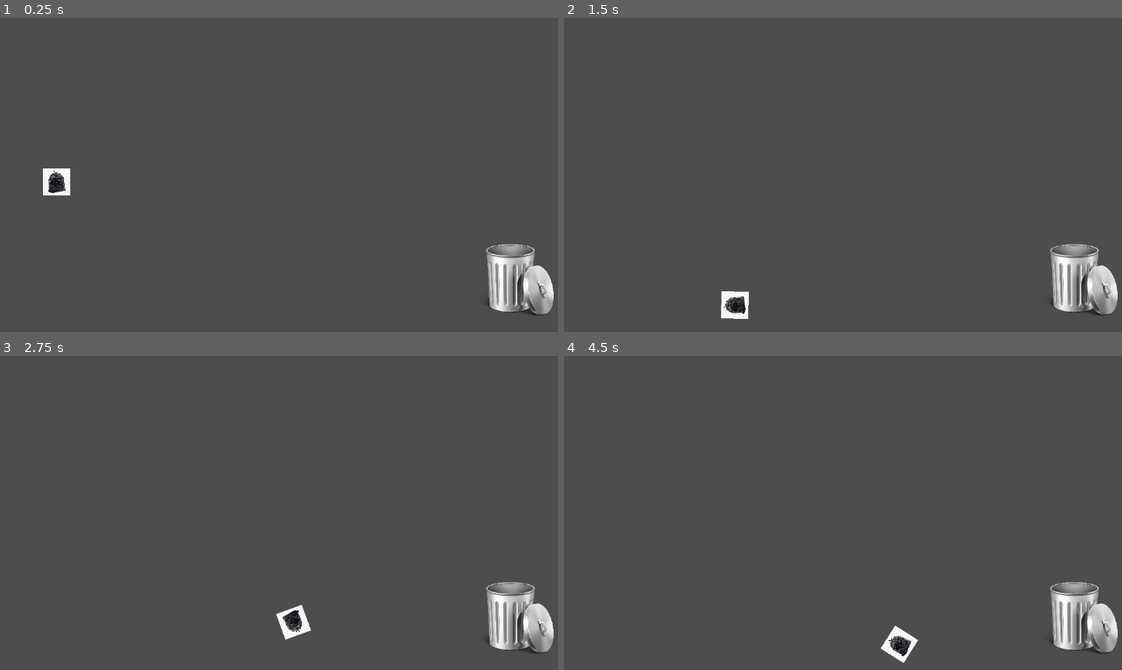
Above: before the commit, frames 1-4 (two rows, left to right).
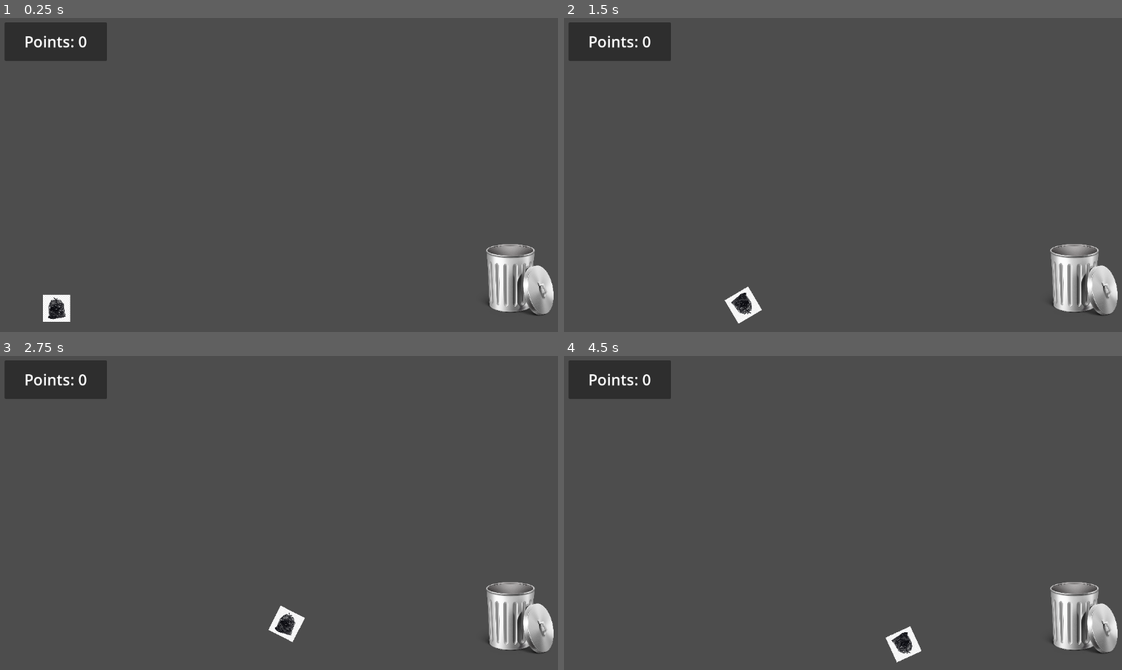
Above: after the commit, the same moments.

Repository: Femurbreak/Prototype_Garbage
Game: Godot game, scene res://Main.tscn
The game is run twice, just before and just after one commit, with the same random seed, the same clock (stepped at 60 frames per second) and the same inputs.
Inputs (mouse positions are in pixels of both pictures, inside the frame that each line leads up to):
- Up to frame 1 (0.25 s): no input
- Up to frame 2 (1.5 s): move the mouse to (976, 153) at 0.52 s; click (976, 153) at 0.67 s; move the mouse to (731, 184) at 1.27 s; click (731, 184) at 1.42 s
- Up to frame 3 (2.75 s): move the mouse to (340, 434) at 2.02 s; click (340, 434) at 2.17 s
- Up to frame 4 (4.5 s): move the mouse to (815, 572) at 2.77 s; click (815, 572) at 2.92 s; move the mouse to (1021, 556) at 3.52 s; click (1021, 556) at 3.67 s; move the mouse to (670, 456) at 4.27 s; click (670, 456) at 4.42 s

The runs differ from the first frame. In frame 1, 3.0% of the frame differs, in the area x 0-20%, y 1-97%; in frame 2, 2.7%; in frame 3, 2.7%; in frame 4, 2.6%.

Commit message:
Points function and Garbage Bag respawn added

Diff:
--- /dev/null
+++ b/GameManager.gd
@@ -0,0 +1,23 @@
+extends Node
+
+var points = 0
+
+@onready var points_label = %PointsLabel
+@onready var GarbageCan = %Garbage_Can
+
+var garbageBag = preload("res://Scenes/garbage_bag.tscn")
+
+func add_point():
+	points += 1
+	print(points)
+	points_label.text = "Points: " + str(points)
+
+func instGarbageBag():
+	var instance = garbageBag.instantiate()
+	instance.position = Vector2(-448,274)
+	add_child(instance)
+
+#func _ready():
+	# instGarbageBag()
+	# add_point()
+	# GarbageCan.game_manager = self
--- a/Main.tscn
+++ b/Main.tscn
@@ -1,13 +1,18 @@
-[gd_scene load_steps=4 format=3 uid="uid://dpjkp2tv1wb5e"]
+[gd_scene load_steps=5 format=3 uid="uid://dpjkp2tv1wb5e"]
 
 [ext_resource type="PackedScene" uid="uid://c6x1kxp7gsa0r" path="res://Scenes/garbage_bag.tscn" id="1_82t7c"]
 [ext_resource type="PackedScene" uid="uid://caqpi72umuacn" path="res://Floor.tscn" id="3_hgmhg"]
 [ext_resource type="PackedScene" uid="uid://ble5oel4vhttm" path="res://Scenes/garbage_can.tscn" id="4_1gwma"]
+[ext_resource type="Script" path="res://GameManager.gd" id="4_xq614"]
 
 [node name="Node2D" type="Node2D"]
 
+[node name="GameManager" type="Node" parent="."]
+unique_name_in_owner = true
+script = ExtResource("4_xq614")
+
 [node name="Garbage_Bag" parent="." instance=ExtResource("1_82t7c")]
-position = Vector2(-448, 0)
+position = Vector2(-448, 274)
 
 [node name="Camera2D" type="Camera2D" parent="."]
 scale = Vector2(0.2, 0.2)
@@ -27,4 +32,26 @@
 rotation = 1.5708
 
 [node name="Garbage_Can" parent="." instance=ExtResource("4_1gwma")]
+unique_name_in_owner = true
 position = Vector2(461, 217)
+
+[node name="Panel" type="Panel" parent="."]
+offset_left = -551.0
+offset_top = -291.0
+offset_right = -348.0
+offset_bottom = -214.0
+size_flags_horizontal = 0
+size_flags_vertical = 0
+
+[node name="PointsLabel" type="Label" parent="Panel"]
+unique_name_in_owner = true
+layout_mode = 1
+anchors_preset = 15
+anchor_right = 1.0
+anchor_bottom = 1.0
+grow_horizontal = 2
+grow_vertical = 2
+theme_override_font_sizes/font_size = 30
+text = "Points: 0"
+horizontal_alignment = 1
+vertical_alignment = 1
--- a/Scenes/GarbageBagIn.gd
+++ b/Scenes/GarbageBagIn.gd
@@ -1,9 +1,17 @@
 extends Area2D
 
-var points = 0
+#@onready var game_manager = %GameManager
+# @onready var garbage_can = %Garbage_Can
+#var game_manager
 
-
+func _ready():
+	print_tree()
 
 func _on_body_entered(body):
-	points += 1
-	print(points)
+	print("in the can")
+	body.queue_free()
+	#game_manager.instGarbageBag()
+	#game_manager.add_point()
+	# garbage_can.callManager()
+	get_node("../../GameManager").add_point()
+	get_node("../../GameManager").instGarbageBag()
--- /dev/null
+++ b/Scenes/garbage_can.gd
@@ -0,0 +1,7 @@
+extends RigidBody2D
+
+#@onready var game_manager = %GameManager
+
+#func callManager():
+	#game_manager.add_point()
+	#game_manager.instGarbageBag()
--- a/Scenes/garbage_can.tscn
+++ b/Scenes/garbage_can.tscn
@@ -1,6 +1,7 @@
-[gd_scene load_steps=4 format=3 uid="uid://ble5oel4vhttm"]
+[gd_scene load_steps=5 format=3 uid="uid://ble5oel4vhttm"]
 
 [ext_resource type="Texture2D" uid="uid://bqxa00ok47eth" path="res://Sprites/Trash Can.png" id="1_1n4ln"]
+[ext_resource type="Script" path="res://Scenes/garbage_can.gd" id="1_b6aji"]
 [ext_resource type="Script" path="res://Scenes/GarbageBagIn.gd" id="2_sf5dd"]
 
 [sub_resource type="RectangleShape2D" id="RectangleShape2D_6fkdr"]
@@ -9,6 +10,7 @@
 [node name="Garbage_Can" type="RigidBody2D"]
 gravity_scale = 0.0
 freeze = true
+script = ExtResource("1_b6aji")
 
 [node name="Sprite2D" type="Sprite2D" parent="."]
 scale = Vector2(0.3, 0.3)
@@ -22,9 +24,11 @@
 script = ExtResource("2_sf5dd")
 
 [node name="CollisionShape2D" type="CollisionShape2D" parent="Area2D"]
+unique_name_in_owner = true
 position = Vector2(-11, 30.575)
 scale = Vector2(0.3, 0.3)
 shape = SubResource("RectangleShape2D_6fkdr")
 
+[connection signal="body_entered" from="." to="." method="_on_body_entered"]
 [connection signal="body_entered" from="." to="Area2D/CollisionShape2D" method="_on_garbage_can_body_entered"]
 [connection signal="body_entered" from="Area2D" to="Area2D" method="_on_body_entered"]
